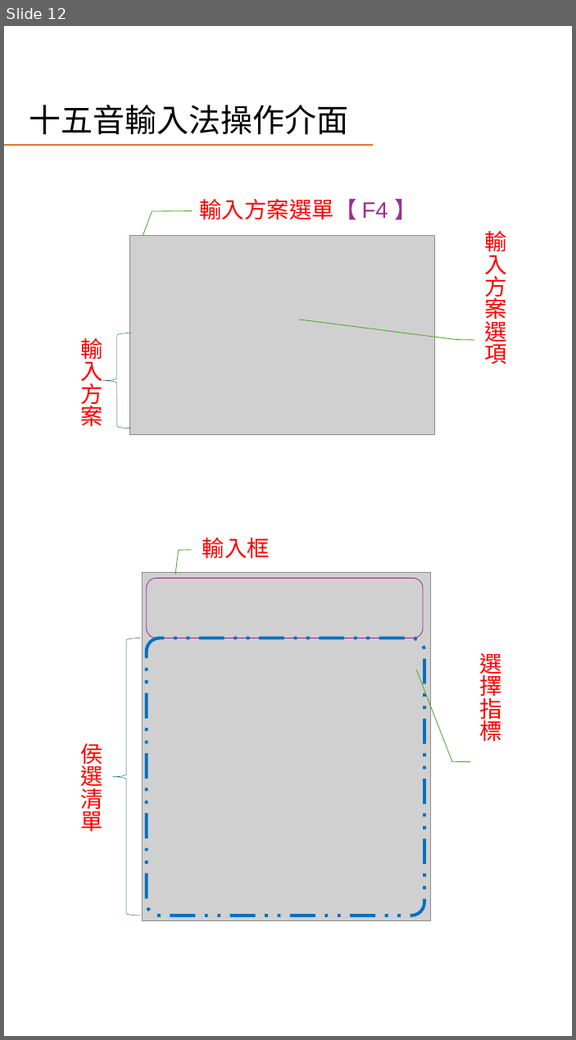
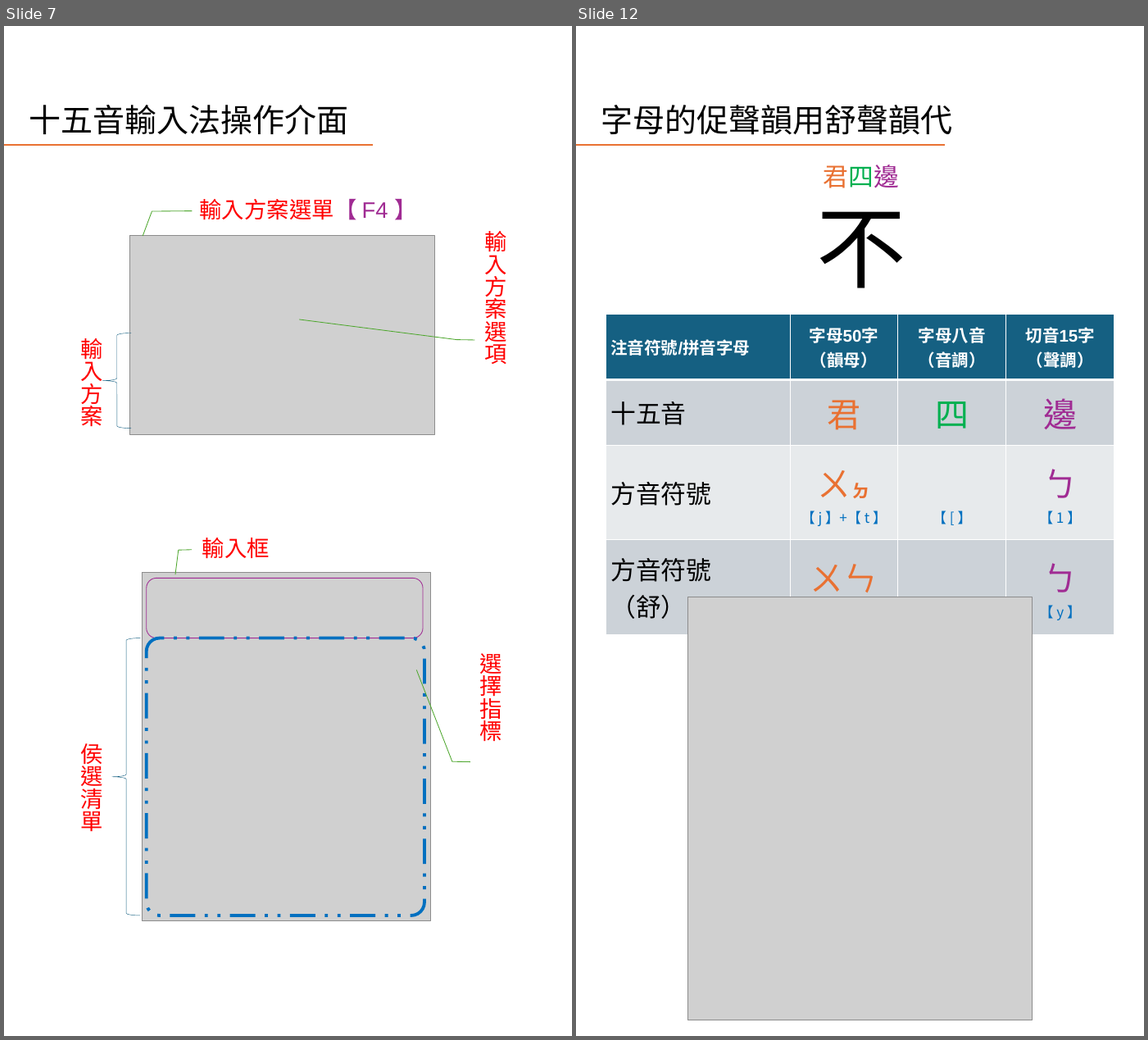
Before and after one commit to AlanJui/rime-tlpa, a slide deck: docs/guide/十五音輸入法簡介.pptx. Shown side by side, each under a label of ours: slide 12 before the commit, slides 7 and 12 after it; the slides between them are not shown. The pictures are 576x1040 and 1148x1040 pixels, drawn with LibreOffice and Linux fonts; fonts in the diff are those of the drawing; grey boxes stand for pictures. Boxes give left, top, right and bottom in pixels: in the first picture for what was removed or moved away, otherwise in the second. Text is boxed around its words. In the diff, an @@ line names an element or a change of style, - is before the commit and + after.

```diff
--- a/docs/guide/十五音輸入法簡介.pptx
+++ b/docs/guide/十五音輸入法簡介.pptx
@@ slide 12 added at <box>576,26,1144,1036</box>, background #FFFFFF; not listed: 1 template element that a slide beside it also shows @@
@@ title added at <box>601,105,952,135</box>, 45.6 pt, text #000000 @@
+字母的促聲韻用舒聲韻代
@@ text added at <box>824,165,899,188</box>, 36 pt, text #E97132 @@
+君四邊
@@ text added at <box>816,211,906,288</box>, 128 pt, text #000000 @@
+不
@@ table added at <box>606,315,1115,624</box>, 4 rows, 4 columns @@
+注音符號/拼音字母 | 字母50字 （韻母） | 字母八音 （音調） | 切音15字 （聲調）
+十五音 | 君 | 四 | 邊
+方音符號 | ㄨㆵ / 【 j 】+【 t 】 | 【 [ 】 | ㄅ 【 1 】
+方音符號（舒） | ㄨㄣ / 【 j 】+【 p】 | 【 [ 】 | ㄅ 【 y 】
@@ picture added at <box>688,598,1033,1020</box> @@
@@ what was slide 12 is now slide 7 @@
```
Also in this commit, not shown: 4 slides changed, 1 other slide added.
